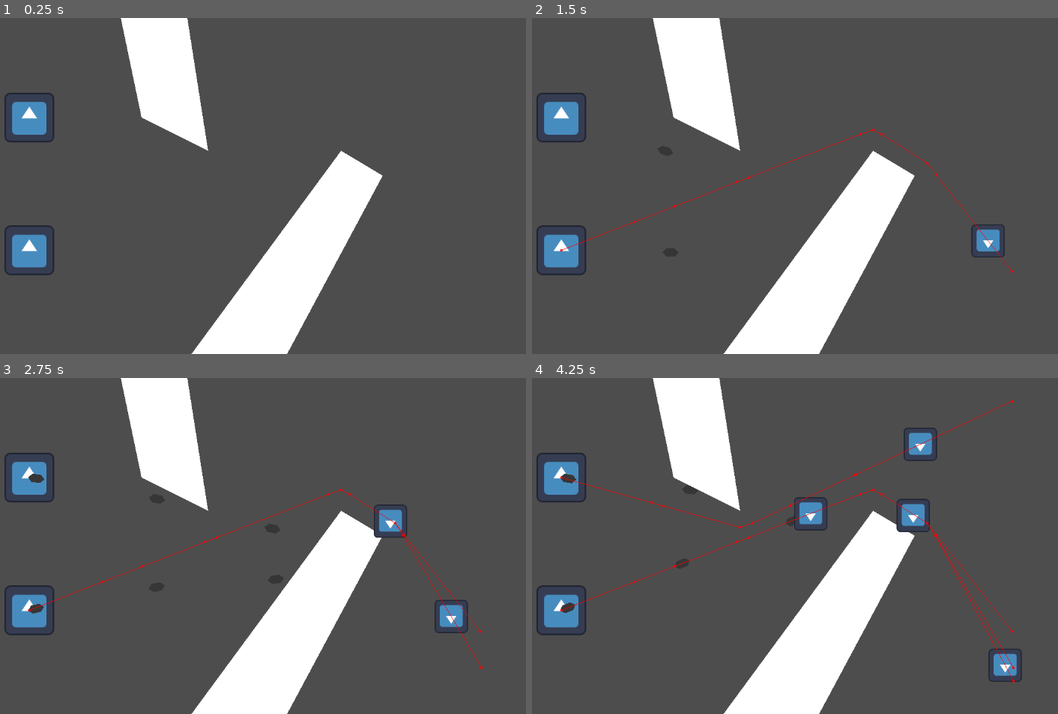
Above: before the commit, frames 1-4 (two rows, left to right).
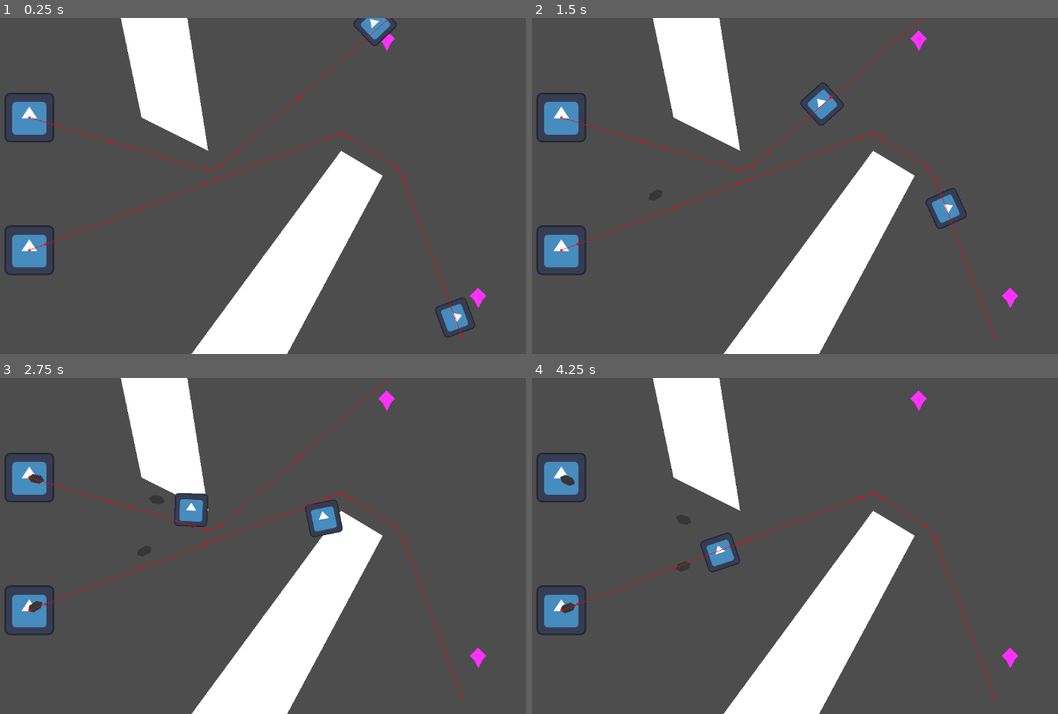
Above: after the commit, the same moments.

Repository: tiagobonetti/scaling-up
Game: Godot game, scene res://prototypes/top-down-defence/top-down-defence.tscn
Same seed, same stepped clock (60 frames per second), same inputs: the game is played once before the commit and once after it. The engine's default icon, where the game draws it, is replaced by a stand-in: a white triangle on a blue panel in a dark square.
Inputs:
- Up to frame 1 (0.25 s): no input
- Up to frame 2 (1.5 s): no input
- Up to frame 3 (2.75 s): no input
- Up to frame 4 (4.25 s): no input

The runs differ from the first frame. In frame 1, 1.4% of the frame differs, in the area x 5-93%, y 0-96%; in frame 2, 2.1%; in frame 3, 2.7%; in frame 4, 3.0%, in the area x 5-94%, y 3-96%.

Commit message:
Spawners and better calibrated collision avoidance

Diff:
--- /dev/null
+++ b/enemy_spawner.tscn
@@ -0,0 +1,13 @@
+[gd_scene load_steps=3 format=3 uid="uid://vloxp7n1phxg"]
+
+[ext_resource type="Script" path="res://prototypes/top-down-defence/EnemySpawner.gd" id="1_vn8km"]
+[ext_resource type="PackedScene" uid="uid://dxlu3berw1o7t" path="res://prototypes/top-down-defence/enemy.tscn" id="2_iuv0k"]
+
+[node name="EnemySpawner" type="Node2D"]
+script = ExtResource("1_vn8km")
+enemy_scene = ExtResource("2_iuv0k")
+
+[node name="Polygon2D" type="Polygon2D" parent="."]
+position = Vector2(-6.10352e-05, 3.05176e-05)
+color = Color(1, 0.192157, 1, 1)
+polygon = PackedVector2Array(-16, 0, -8, 8, 0, 24, 8, 8, 16, 0, 8, -8, 0, -16, -8, -8)
--- a/prototypes/top-down-defence/Enemy.gd
+++ b/prototypes/top-down-defence/Enemy.gd
@@ -2,21 +2,21 @@
 class_name Enemy
 
 @export var health: int = 80
-@export var movement_speed: float = 160.0
+@export var movement_speed: float = 180
 
 @onready var navigation_agent: NavigationAgent2D = get_node("NavigationAgent2D")
 
+static var avoidance_count: int = 0
+static var avoidance_base: int = 8
+
 func _ready():
 	add_to_group("enemies")
-	navigation_agent.velocity_computed.connect(Callable(_on_velocity_computed))
+	navigation_agent.velocity_computed.connect(Callable(set_linear_velocity))
 	navigation_agent.max_speed = movement_speed
 
-
 func attack_closest():
+	print("attack closest")
 	navigation_agent.target_position = Utils.find_closest(self, "towers").global_position
-
-func _on_velocity_computed(safe_velocity: Vector2):
-	linear_velocity = safe_velocity
 
 func apply_damage(value: int, _source: Tower):
 	health -= value
@@ -29,5 +29,6 @@
 		return
 
 	var next_position := navigation_agent.get_next_path_position()
-	var delta_position := next_position - global_position
-	navigation_agent.set_velocity(delta_position.normalized() * movement_speed)
+	var next_direction := (next_position - global_position).normalized()
+	navigation_agent.set_velocity(next_direction * movement_speed)
+	look_at(next_position)
--- /dev/null
+++ b/prototypes/top-down-defence/EnemySpawner.gd
@@ -0,0 +1,51 @@
+extends Node2D
+class_name EnemySpawner
+
+@export var enemy_pool_sizes := [2, 4, 5, 8, 12]
+@export var spawn_cooldown: int = 10.0 # Seconds
+@export var spawn_radius := 100
+@export var enemy_scene: PackedScene = load("res://prototypes/top-down-defence/enemy.tscn")
+
+var current_pool_index: int = 0
+
+var finished:
+	get:
+		return current_pool_index >= enemy_pool_sizes.size()
+
+var current_pool:
+	get:
+		return 0 if finished else enemy_pool_sizes[current_pool_index]
+
+@onready var timer := Timer.new()
+
+func _ready():
+	add_child(timer)
+	timer.wait_time = spawn_cooldown
+	timer.connect("timeout", Callable(update))
+	timer.start()
+
+	call_deferred("update")
+
+func update():
+	if finished:
+		try_complete()
+	else:
+		spawn_enemies(current_pool)
+		current_pool_index += 1
+
+func spawn_enemies(pool_size: int):
+	for _i in pool_size:
+		var random_distance = randf_range(0, spawn_radius)
+		spaw_enemy_at(Utils.rand_direction() * random_distance)
+
+func spaw_enemy_at(pos: Vector2):
+	var enemy: Enemy = enemy_scene.instantiate()
+	add_child(enemy)
+	print("Enemy spawned")
+	enemy.position = pos
+	enemy.attack_closest()
+
+func try_complete():
+	if get_tree().get_nodes_in_group("enemies").size() == 0:
+		print("Stage completed!")
+		timer.stop()
--- a/prototypes/top-down-defence/Utils.gd
+++ b/prototypes/top-down-defence/Utils.gd
@@ -13,3 +13,6 @@
 	var enemies =  origin.get_tree().get_nodes_in_group(group)
 	var acc = enemies.reduce(Utils.reduce_closest, [origin, null, INF])
 	return acc[1]
+
+static func rand_direction() -> Vector2:
+	return Vector2.from_angle(randf_range(0, 2 * PI))
--- a/prototypes/top-down-defence/enemy.tscn
+++ b/prototypes/top-down-defence/enemy.tscn
@@ -9,6 +9,7 @@
 [node name="Enemy" type="RigidBody2D"]
 collision_layer = 2
 collision_mask = 6
+mass = 10.0
 gravity_scale = 2.66454e-15
 max_contacts_reported = 1
 contact_monitor = true
@@ -24,11 +25,9 @@
 flip_v = true
 
 [node name="NavigationAgent2D" type="NavigationAgent2D" parent="."]
-path_desired_distance = 8.0
-target_desired_distance = 16.0
-path_max_distance = 160.0
+path_desired_distance = 64.0
+target_desired_distance = 64.0
 avoidance_enabled = true
-radius = 16.0
-neighbor_distance = 64.0
-max_speed = 400.0
+radius = 64.0
+neighbor_distance = 66.0
 debug_enabled = true
--- a/prototypes/top-down-defence/top-down-defence.tscn
+++ b/prototypes/top-down-defence/top-down-defence.tscn
@@ -1,20 +1,18 @@
 [gd_scene load_steps=5 format=3 uid="uid://1tcc3oa27s0h"]
 
-[ext_resource type="Script" path="res://prototypes/top-down-defence/Stage.gd" id="1_dphfa"]
 [ext_resource type="NavigationPolygon" uid="uid://l3gll65kmk7p" path="res://prototypes/top-down-defence/top-down-rect.tres" id="2_yce3h"]
 [ext_resource type="PackedScene" uid="uid://c50uwoeg4rdit" path="res://prototypes/top-down-defence/tower.tscn" id="3_qk6ib"]
 [ext_resource type="PackedScene" uid="uid://cby8s1sjxw5dp" path="res://prototypes/top-down-defence/wall.tscn" id="4_568fp"]
+[ext_resource type="PackedScene" uid="uid://vloxp7n1phxg" path="res://enemy_spawner.tscn" id="4_tbj3e"]
 
 [node name="Node2D" type="Node2D"]
 
 [node name="Stage1" type="TileMap" parent="."]
 format = 2
-script = ExtResource("1_dphfa")
 
 [node name="NavigationRegion2D" type="NavigationRegion2D" parent="Stage1"]
-position = Vector2(-1, -4)
-rotation = -0.0036552
 navigation_polygon = ExtResource("2_yce3h")
+metadata/_edit_lock_ = true
 
 [node name="Timer" type="Timer" parent="Stage1"]
 
@@ -31,3 +29,11 @@
 [node name="Wall2" parent="Stage1" instance=ExtResource("4_568fp")]
 position = Vector2(648, 416)
 polygon = PackedVector2Array(56, -160, -232, 232, -48, 232, 136, -112)
+
+[node name="EnemySpawner" parent="Stage1" instance=ExtResource("4_tbj3e")]
+position = Vector2(792, 40)
+enemy_pool_sizes = [1, 2, 2, 4, 5]
+
+[node name="EnemySpawner2" parent="Stage1" instance=ExtResource("4_tbj3e")]
+position = Vector2(968, 536)
+enemy_pool_sizes = [1, 2, 3, 4, 7]
--- a/prototypes/top-down-defence/top-down-rect.tres
+++ b/prototypes/top-down-defence/top-down-rect.tres
@@ -1,6 +1,6 @@
 [gd_resource type="NavigationPolygon" format=3 uid="uid://l3gll65kmk7p"]
 
 [resource]
-vertices = PackedVector2Array(1150.61, 656.21, 654.612, 654.397, 823.869, 311.013, 1152.98, 8.21441, 807.956, 286.955, 440.982, 5.61191, 720.162, 230.634, 704.191, 222.575, 480.046, 261.756, 680.162, 230.488, 374.614, 653.374, 471.959, 285.727, 447.93, 293.639, 190.616, 652.701, -1.38319, 651.999, 0.985373, 4.00363, 248.984, 4.91012, 288.282, 197.055, 296.165, 229.084, 320.135, 237.172)
-polygons = Array[PackedInt32Array]([PackedInt32Array(0, 1, 2 …(173 unchanged characters)… 11, 10), PackedInt32Array(13, 14, 15, 16, 17), PackedInt32Array(13, 17, 18, 10), PackedInt32Array(12, 10, 18, 19)])
-outlines = Array[PackedVector2Array]([PackedVector2Array(0.985373, 4.00363, 248.984, 4.91012, 288.282, 197.055, 296.165, 229.084, 320.135, 237.172, 447.93, 293.639, 471.959, 285.727, 480.046, 261.756, 440.982, 5.61191, 1152.98, 8.21441, 1150.61, 656.21, 654.612, 654.397, 823.869, 311.013, 807.956, 286.955, 720.162, 230.634, 704.191, 222.575, 680.162, 230.488, 374.614, 653.374, 190.616, 652.701, -1.38319, 651.999)])
+vertices = PackedVector2Array(1152, 648, 640, 648, 823.869, 311.013, 1152, -4.01802e-13, 807.956, 286.955, 440, -1.53466e-13, 720.162, 230.634, 704.191, 222.575, 480.046, 261.756, 680.162, 230.488, 376, 648, 471.959, 285.727, 447.93, 293.639, 2.26014e-13, 648, 0, 0, 248, -8.64991e-14, 288.282, 197.055, 296.165, 229.084, 320.135, 237.172)
+polygons = Array[PackedInt32Array]([PackedInt32Array(0, 1, 2 …(173 unchanged characters)… 11, 10), PackedInt32Array(13, 14, 15, 16), PackedInt32Array(13, 16, 17, 10), PackedInt32Array(12, 10, 17, 18)])
+outlines = Array[PackedVector2Array]([PackedVector2Array(0, 0, 248, -8.64991e-14, 288.282, 197.055, 296.165, 229.084, 320.135, 237.172, 447.93, 293.639, 471.959, 285.727, 480.046, 261.756, 440, -1.53466e-13, 1152, -4.01802e-13, 1152, 648, 640, 648, 823.869, 311.013, 807.956, 286.955, 720.162, 230.634, 704.191, 222.575, 680.162, 230.488, 376, 648, 2.26014e-13, 648)])
